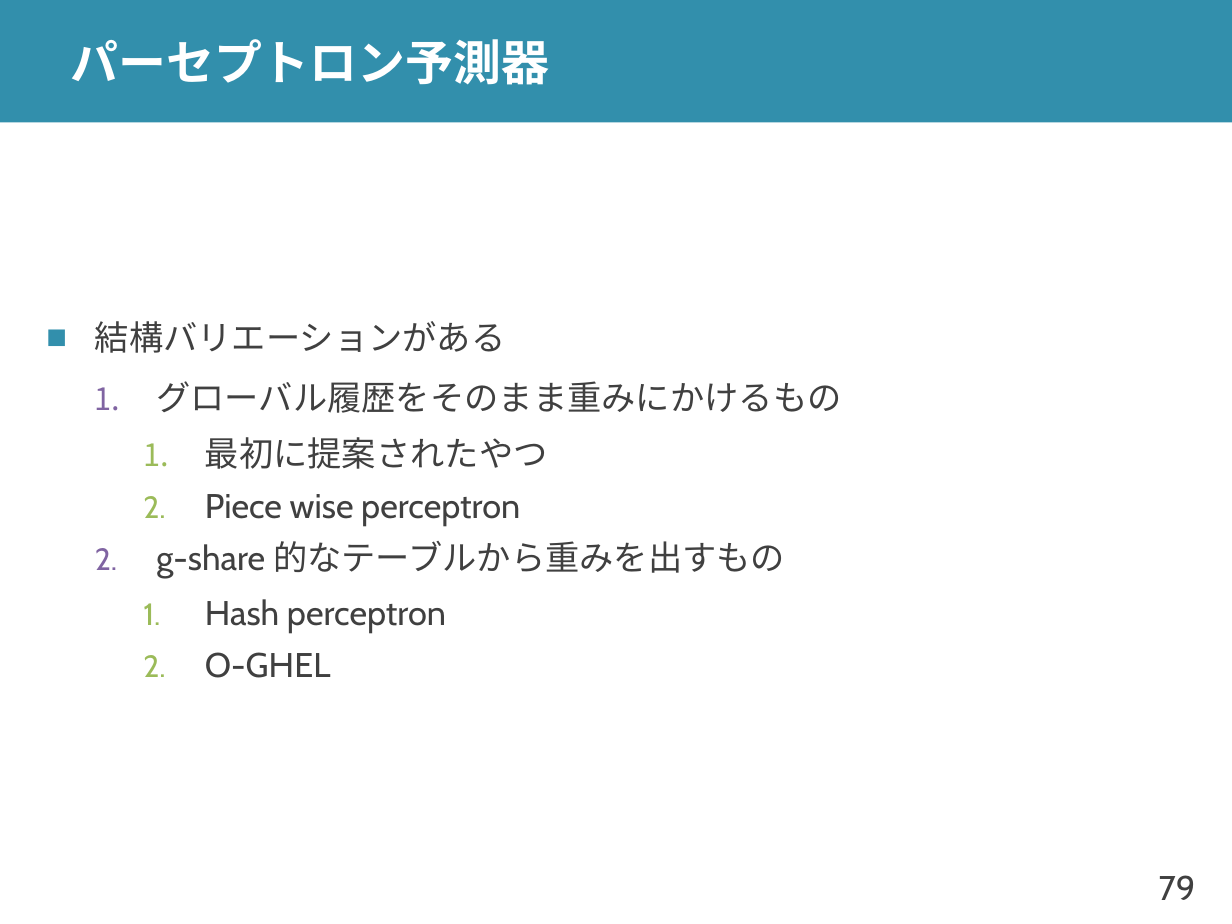
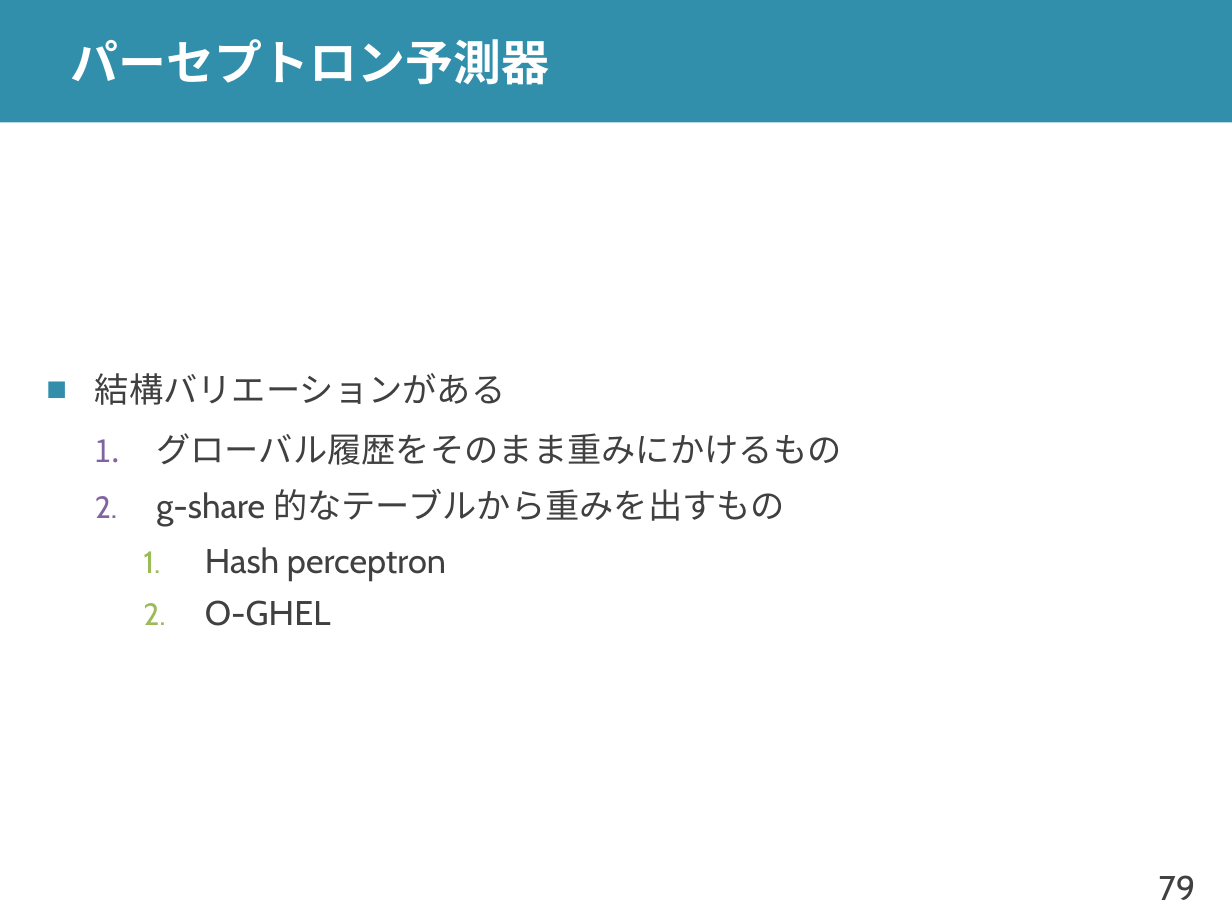
Before and after one commit to shioyadan/advanced-computer-organization, a slide deck: slide 79 of aco-shioya-06.pptx. Drawn at 1232x924 pixels with LibreOffice and Linux fonts; fonts in the diff are those of the drawing. Boxes give left, top, right and bottom in pixels: in the first picture for what was removed or moved away, otherwise in the second. Text is boxed around its words. In the diff, an @@ line names an element or a change of style, - is before the commit and + after.

Commit message:
分岐予測について記述の修正と，分岐予測の詳細を付録に追加

```diff
--- a/aco-shioya-06.pptx
+++ b/aco-shioya-06.pptx
@@ text at [205,437,548,526]: paragraphs removed @@
-    1. 最初に提案されたやつ
-    2. Piece wise perceptron
```
Also in this commit, not shown: 1 slide removed, 5 other files.
